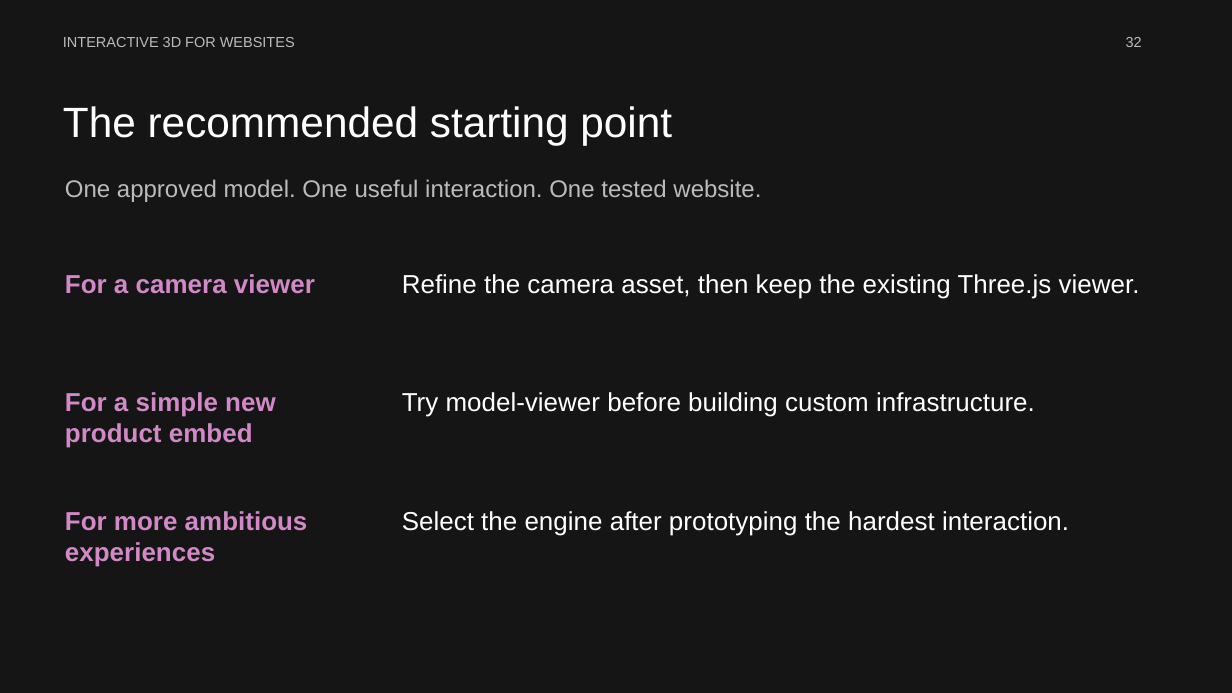
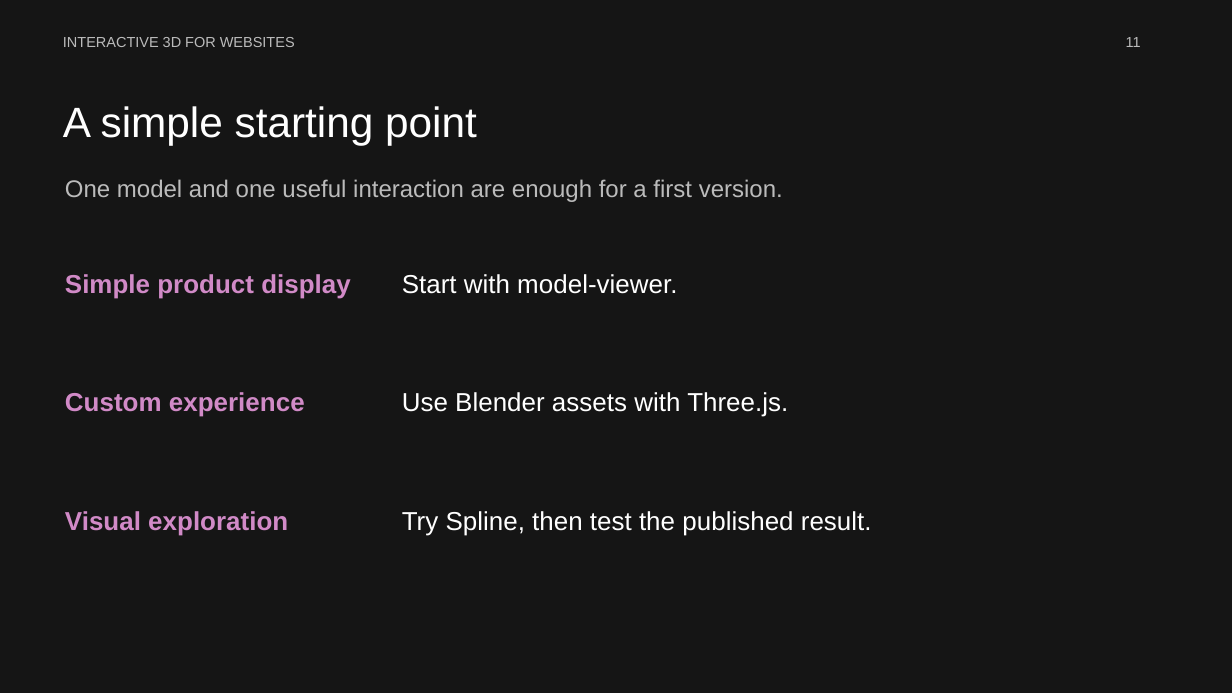
Before and after one commit to Naveen100102/lightmetrics-3d-viewer, a slide deck: slide 11 of public/presentation/Interactive-3D-for-Websites.pptx (slide 32 before the commit). Drawn at 1232x693 pixels with LibreOffice and Linux fonts; fonts in the diff are those of the drawing. Boxes give left, top, right and bottom in pixels: in the first picture for what was removed or moved away, otherwise in the second. Text is boxed around its words. In the diff, an @@ line names an element or a change of style, - is before the commit and + after.

```diff
--- a/public/presentation/Interactive-3D-for-Websites.pptx
+++ b/public/presentation/Interactive-3D-for-Websites.pptx
@@ text at <box>1126,37,1141,47</box>: text changed @@
-32
+11
@@ text at <box>63,106,477,145</box>: text changed @@
-The recommended starting point
+A simple starting point
@@ text at <box>65,179,783,202</box>: text changed @@
-One approved model. One useful interaction. One tested website.
+One model and one useful interaction are enough for a first version.
@@ text at <box>65,274,351,299</box>: text changed @@
-For a camera viewer
+Simple product display
@@ text at <box>402,274,677,294</box>: text changed @@
-Refine the camera asset, then keep the existing Three.js viewer.
+Start with model-viewer.
@@ text at <box>65,392,305,417</box>: text changed @@
-For a simple new product embed
+Custom experience
@@ text at <box>402,392,788,417</box>: text changed @@
-Try model-viewer before building custom infrastructure.
+Use Blender assets with Three.js.
@@ text at <box>65,511,288,536</box>: text changed @@
-For more ambitious experiences
+Visual exploration
@@ text at <box>402,511,872,536</box>: text changed @@
-Select the engine after prototyping the hardest interaction.
+Try Spline, then test the published result.
```
Also in this commit, not shown: 7 other slides changed, 3 slides added, 24 slides removed, 34 other files.
